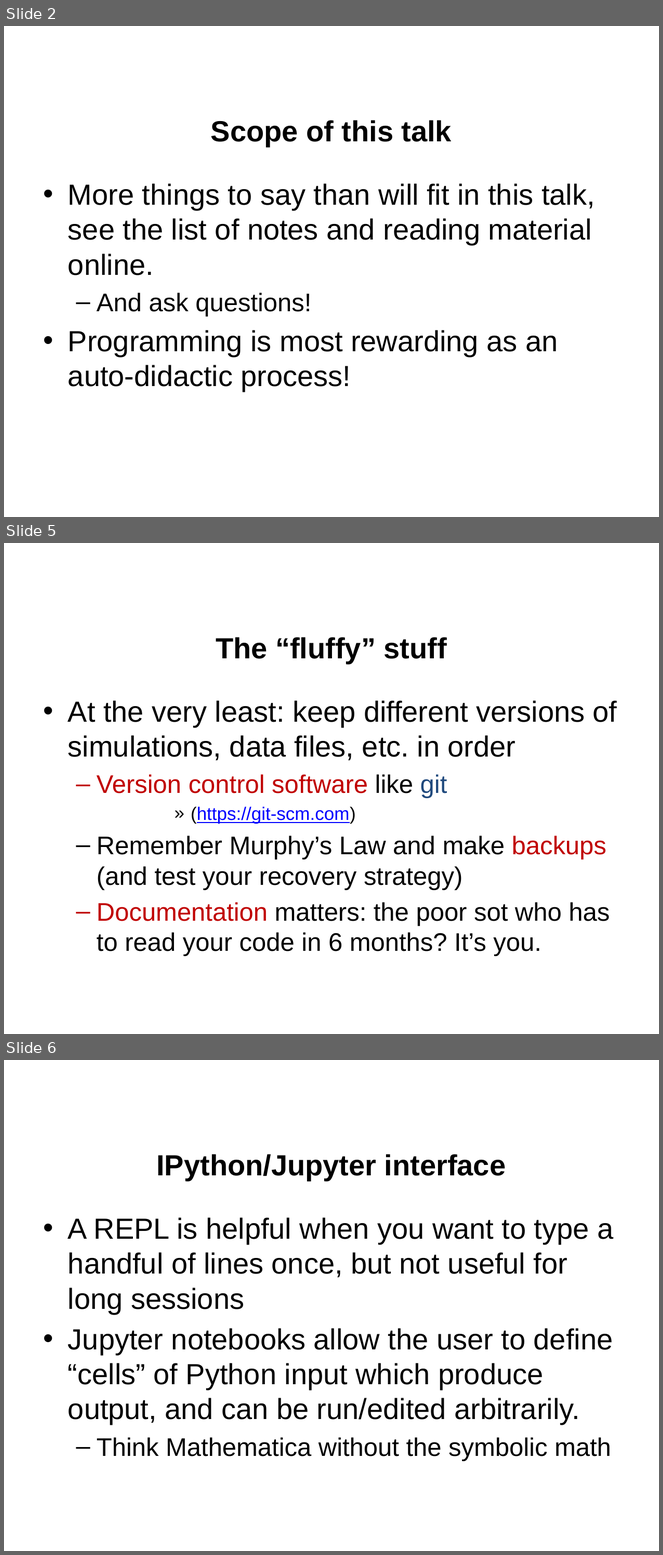
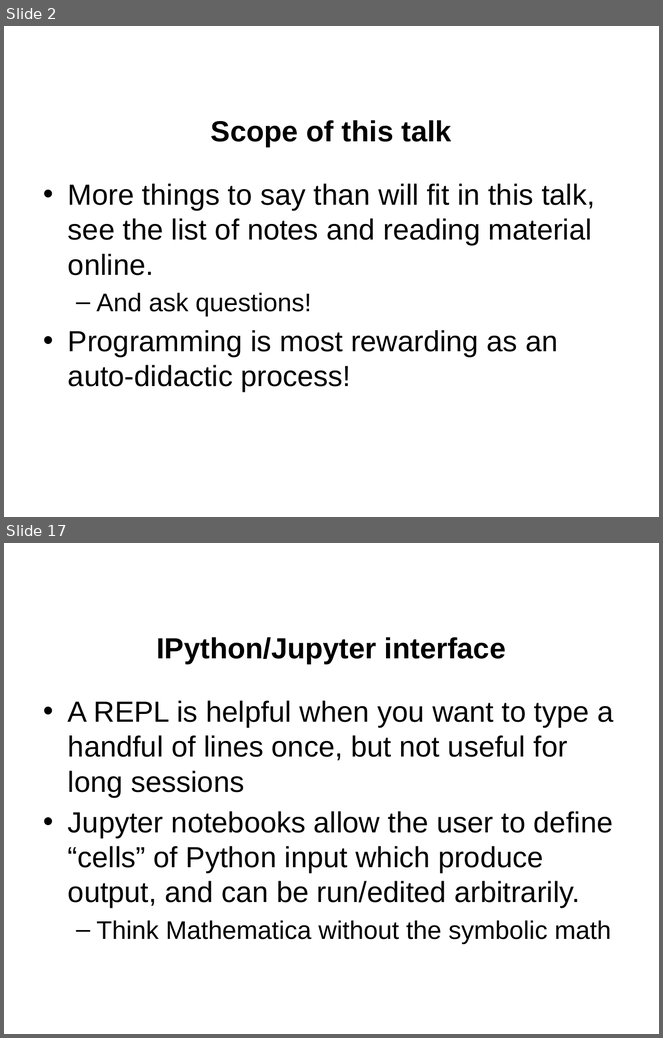
Before and after one commit to jgerity/talks, a slide deck: 2016/computing_workgroup/intro-to-python/intro-to-python.pptx. Shown one above the other, each under a label of ours: slides 2, 5 and 6 before the commit, slides 2 and 17 after it; the slides between them are not shown. The pictures are 663x1555 and 663x1038 pixels, drawn with LibreOffice and Linux fonts; fonts in the diff are those of the drawing; background and template pictures are left out. Boxes give left, top, right and bottom in pixels: in the first picture for what was removed or moved away, otherwise in the second. Text is boxed around its words. In the diff, an @@ line names an element or a change of style, - is before the commit and + after.

```diff
--- a/2016/computing_workgroup/intro-to-python/intro-to-python.pptx
+++ b/2016/computing_workgroup/intro-to-python/intro-to-python.pptx
@@ slide 5 removed at (4, 543, 659, 1034), background picture (left out) @@
@@ title removed at (216, 637, 447, 664) @@
-The “fluffy” stuff
@@ text removed at (68, 701, 618, 956) @@
-• At the very least: keep different versions of simulations, data files, etc. in order
-  – Version control software like git
-        » (https://git-scm.com)
-  – Remember Murphy’s Law and make backups (and test your recovery strategy)
-  – Documentation matters: the poor sot who has to read your code in 6 months? It’s you.
@@ what was slide 6 is now slide 17 @@
```
Also in this commit, not shown: 1 slide changed, 22 slides added, 2 other slides removed.
